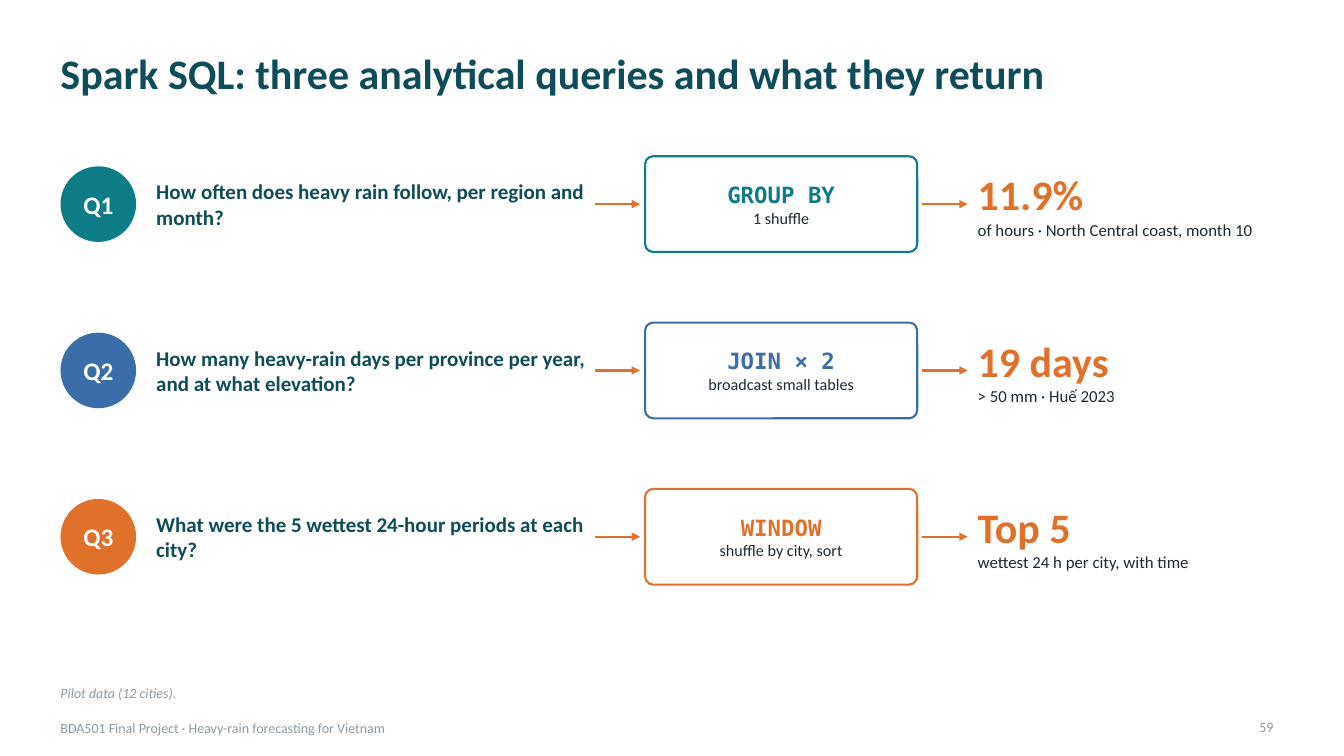
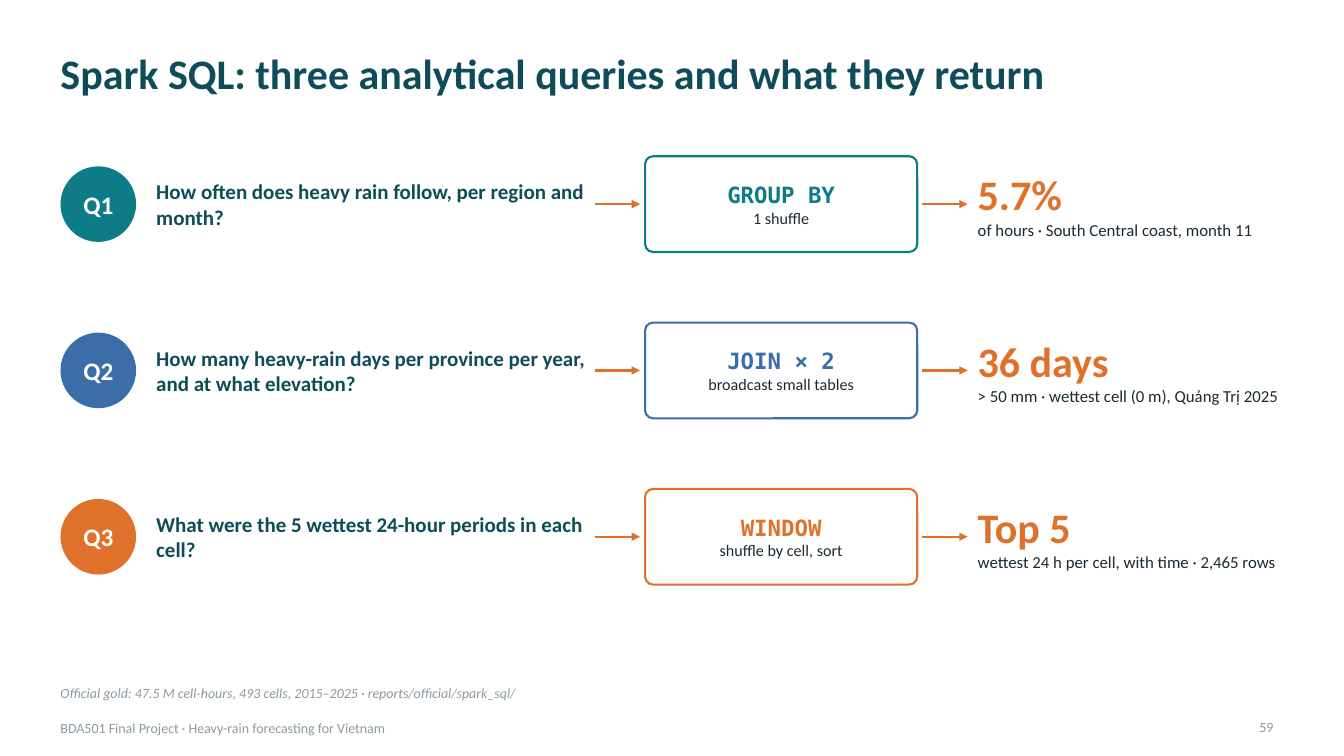
Before and after one commit to PhamLeTanThinh/BDA501_weather, a slide deck: slide 59 of deck/BDA501_Heavy_Rain_Forecast.pptx. Drawn at 1344x756 pixels with LibreOffice and Linux fonts; fonts in the diff are those of the drawing. Boxes give left, top, right and bottom in pixels: in the first picture for what was removed or moved away, otherwise in the second. Text is boxed around its words. In the diff, an @@ line names an element or a change of style, - is before the commit and + after.

```diff
--- a/deck/BDA501_Heavy_Rain_Forecast.pptx
+++ b/deck/BDA501_Heavy_Rain_Forecast.pptx
@@ text at <box>978,181,1252,238</box>: text changed @@
-11.9%
-of hours · North Central coast, month 10
+5.7%
+of hours · South Central coast, month 11
@@ text at <box>978,347,1278,405</box>: text changed @@
-19 days
-> 50 mm · Huế 2023
+36 days
+> 50 mm · wettest cell (0 m), Quảng Trị 2025
@@ text at <box>156,517,582,557</box>: text changed @@
-What were the 5 wettest 24-hour periods at each city?
+What were the 5 wettest 24-hour periods in each cell?
@@ text at <box>720,544,843,559</box>: text changed @@
-shuffle by city, sort
+shuffle by cell, sort
@@ text at <box>978,556,1275,571</box>: text changed @@
-wettest 24 h per city, with time
+wettest 24 h per cell, with time · 2,465 rows
@@ text at <box>60,688,516,701</box>: text changed @@
-Pilot data (12 cities).
+Official gold: 47.5 M cell-hours, 493 cells, 2015–2025 · reports/official/spark_sql/
```
Also in this commit, not shown: 13 other slides changed, 38 other files.
